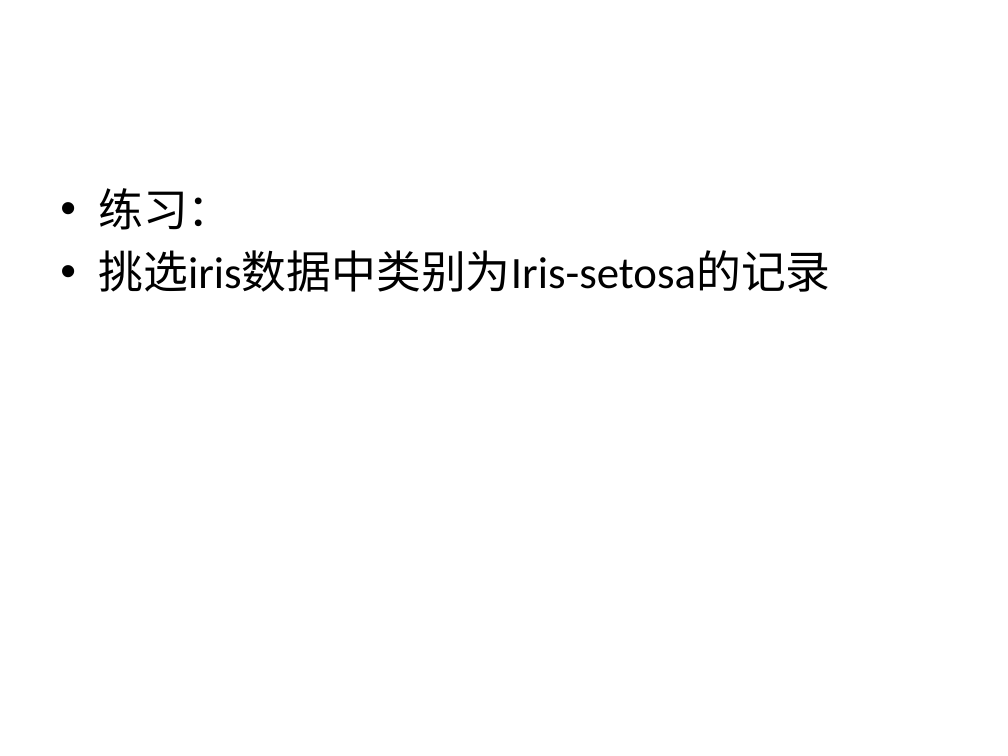
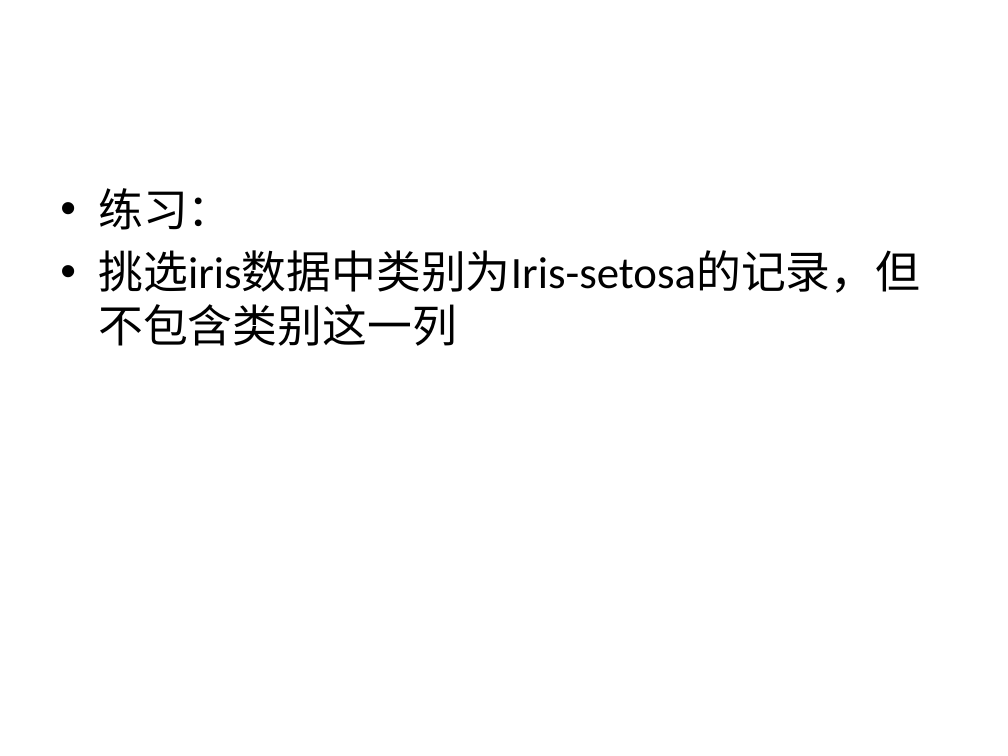
Before and after one commit to zsyzDec/bdm, a slide deck: slide 94 of 2-R基础.pptx (slide 93 before the commit). Drawn at 1008x756 pixels with LibreOffice and Linux fonts; fonts in the diff are those of the drawing. Boxes give left, top, right and bottom in pixels: in the first picture for what was removed or moved away, otherwise in the second. Text is boxed around its words. In the diff, an @@ line names an element or a change of style, - is before the commit and + after.

```diff
--- a/2-R基础.pptx
+++ b/2-R基础.pptx
@@ text at bbox=[98, 250, 920, 346]: text changed @@
-• 挑选iris数据中类别为Iris-setosa的记录
+• 挑选iris数据中类别为Iris-setosa的记录，但不包含类别这一列
```
Also in this commit, not shown: 6 other slides changed, 2 slides added, 1 slide removed.
